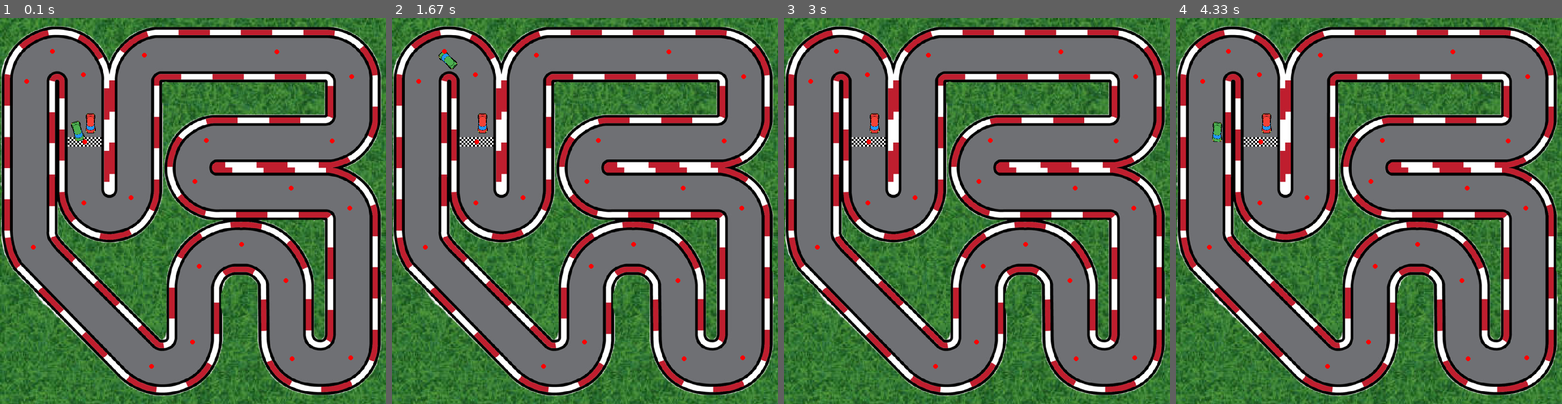
Above: before the commit, frames 1-4 (left to right).
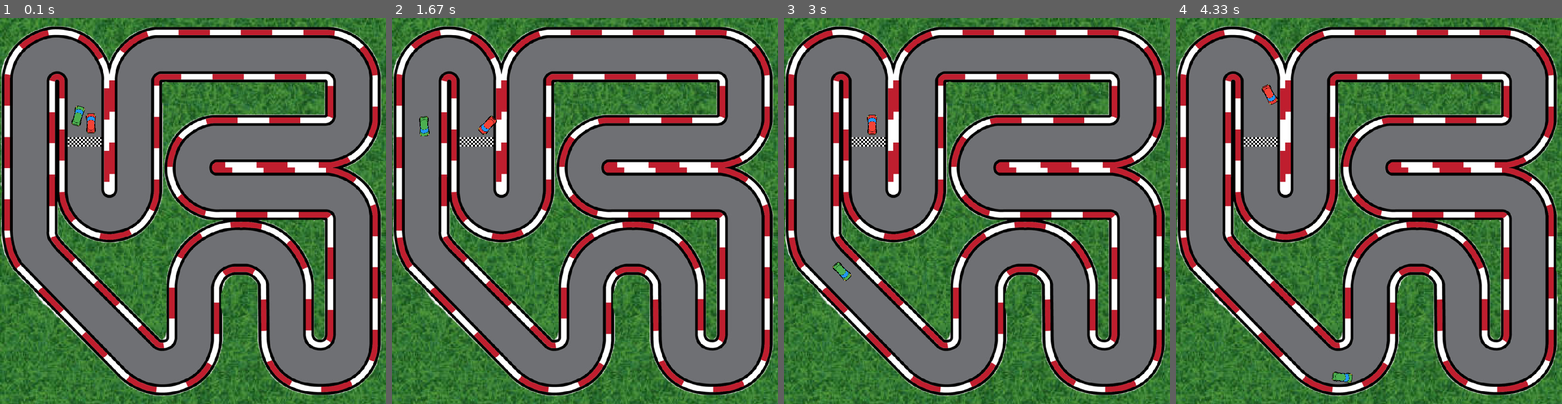
Above: after the commit, the same moments.

Repository: khanyousafzaideveloper/pygames-projects
Game: pygame game, started from imgs/main.py
The game is run twice, just before and just after one commit, with the same random seed, the same clock (stepped at 60 frames per second) and the same inputs.
Inputs:
- Up to frame 1 (0.1 s): no input
- Up to frame 2 (1.67 s): hold Right 0.33-0.8 s; hold Up 0.83-1.13 s; hold Right 1.17-1.63 s
- Up to frame 3 (3 s): hold Left 1.67-2.2 s; hold Down 2.23-2.53 s; hold Left 2.57-2.97 s
- Up to frame 4 (4.33 s): hold Up 3-3.37 s; hold Right 3.4-4.03 s; hold Down from 4.07 s (still down)

The runs differ from the first frame. In frame 1, 0.5% of the frame differs, in the area x 6-92%, y 8-91%; in frame 2, 0.6%; in frame 3, 0.5%; in frame 4, 0.7%, in the area x 6-92%, y 8-95%.

Commit message:
Game finalised

Diff:
--- a/imgs/main.py
+++ b/imgs/main.py
@@ -29,7 +29,7 @@
         self.max_vel = max_vel
         self.vel  = 0
         self.rotation_vel = rotation_vel
-        self.angle = 180
+        self.angle = 0
         self.x, self.y = self.START_POS
         self.acceleration = 0.1
 
@@ -79,7 +79,7 @@
         self.move()
 
     def bounce(self):
-        self.vel =- self.vel
+        self.vel = -self.vel
         self.move()
 
 class ComputerCar(AbstractCar):
@@ -98,7 +98,7 @@
 
     def draw(self, win):
         super().draw(win)
-        self.draw_points(win)
+        #self.draw_points(win)
 
     def calculate_angle(self):
         target_x , target_y  = self.path[self.current_point]
@@ -154,15 +154,15 @@
 
 
 
-    if keys[pygame.K_a]:
+    if keys[pygame.K_LEFT]:
         player_car.rotate(left=True)
-    if keys[pygame.K_d]:
+    if keys[pygame.K_RIGHT]:
         player_car.rotate(right=True)
-    if keys[pygame.K_w]:
+    if keys[pygame.K_UP]:
         moved = True
         player_car.move_forward()
 
-    if keys[pygame.K_x]:
+    if keys[pygame.K_DOWN]:
         moved = True
         player_car.move_backward()
 
@@ -173,7 +173,7 @@
     if player_car.collide(TRACK_BORDER_MASK) != None:
         player_car.bounce()
 
-    computer_finish_poi_collide = player_car.collide(FINISH_MASK, *FINISH_POSITIONS)
+    computer_finish_poi_collide = computer_car.collide(FINISH_MASK, *FINISH_POSITIONS)
     if computer_finish_poi_collide != None:
         player_car.reset()
         computer_car.reset()
@@ -205,4 +205,6 @@
     move_player(player_car)
     computer_car.move()
 
+    handle_collision(player_car, computer_car)
+
 pygame.quit()
